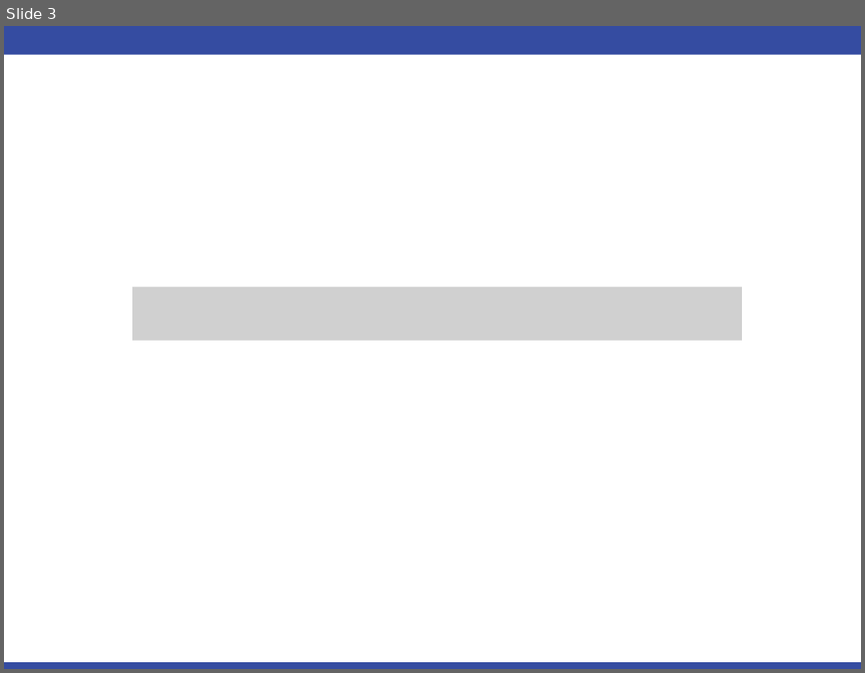
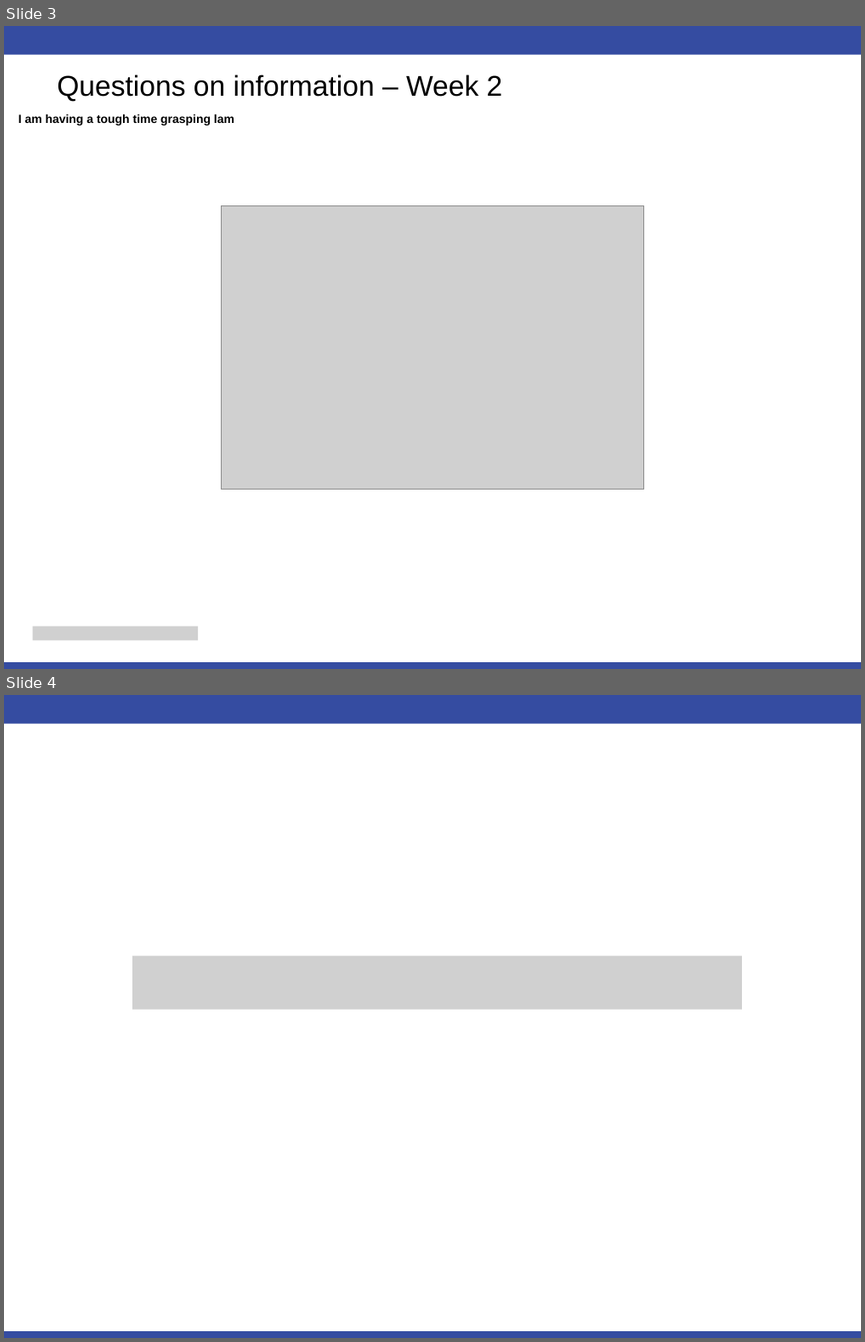
Before and after one commit to cmadding/MSDS6373, a slide deck: Unit02/Chad_Madding_Unit 2 For Live Session.pptx. Shown one above the other, each under a label of ours: slide 3 before the commit, slides 3 and 4 after it. The pictures are 865x673 and 865x1342 pixels, drawn with LibreOffice and Linux fonts; fonts in the diff are those of the drawing; grey boxes stand for pictures. Boxes give left, top, right and bottom in pixels: in the first picture for what was removed or moved away, otherwise in the second. Text is boxed around its words. In the diff, an @@ line names an element or a change of style, - is before the commit and + after.

```diff
--- a/Unit02/Chad_Madding_Unit 2 For Live Session.pptx
+++ b/Unit02/Chad_Madding_Unit 2 For Live Session.pptx
@@ slide 3 added at box(4, 26, 861, 669), background #FFFFFF; not listed: 2 template elements that a slide beside it also shows @@
@@ title added at box(57, 74, 503, 102), 24 pt, text #000000 @@
+Questions on information – Week 2
@@ text added at box(18, 114, 234, 125), 10 pt, text #000000, bold @@
+I am having a tough time grasping lam
@@ picture added at box(221, 206, 644, 489) @@
@@ picture added at box(32, 626, 198, 641) @@
@@ what was slide 3 is now slide 4 @@
```
Also in this commit, not shown: 1 slide changed, 4 other files.
